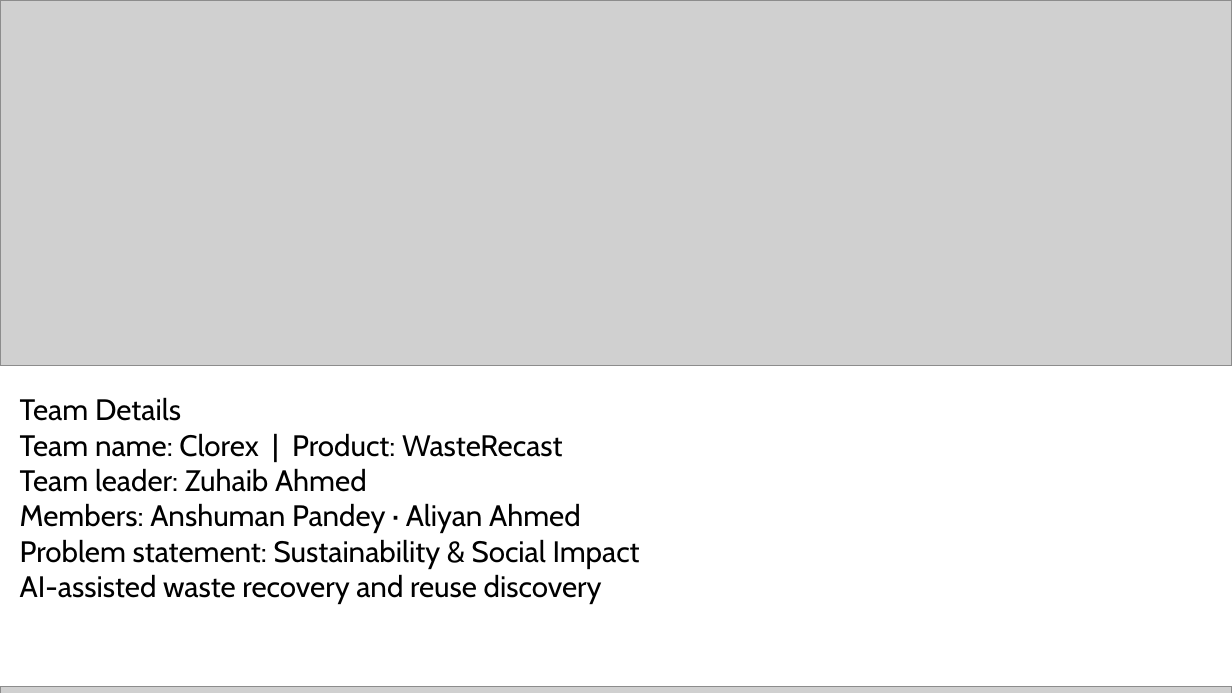
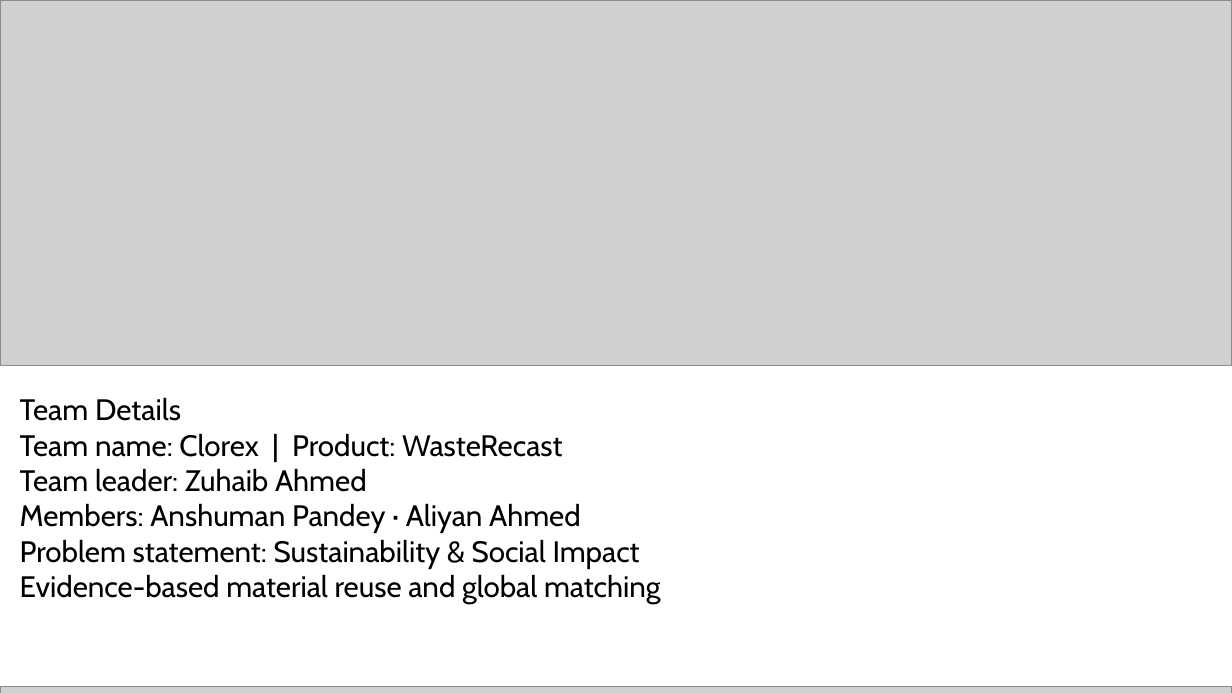
Before and after one commit to anshuman542018/wasterecast, a slide deck: slide 1 of submission/Clorex_WasteRecast_Pitch_Deck.pptx. Drawn at 1232x693 pixels with LibreOffice and Linux fonts; fonts in the diff are those of the drawing; grey boxes stand for pictures. Boxes give left, top, right and bottom in pixels: in the first picture for what was removed or moved away, otherwise in the second. Text is boxed around its words. In the diff, an @@ line names an element or a change of style, - is before the commit and + after.

```diff
--- a/submission/Clorex_WasteRecast_Pitch_Deck.pptx
+++ b/submission/Clorex_WasteRecast_Pitch_Deck.pptx
@@ text at (x1=20, y1=574, x2=661, y2=604): text changed @@
-AI-assisted waste recovery and reuse discovery
+Evidence-based material reuse and global matching
```
Also in this commit, not shown: 14 other slides changed, 10 other files.
